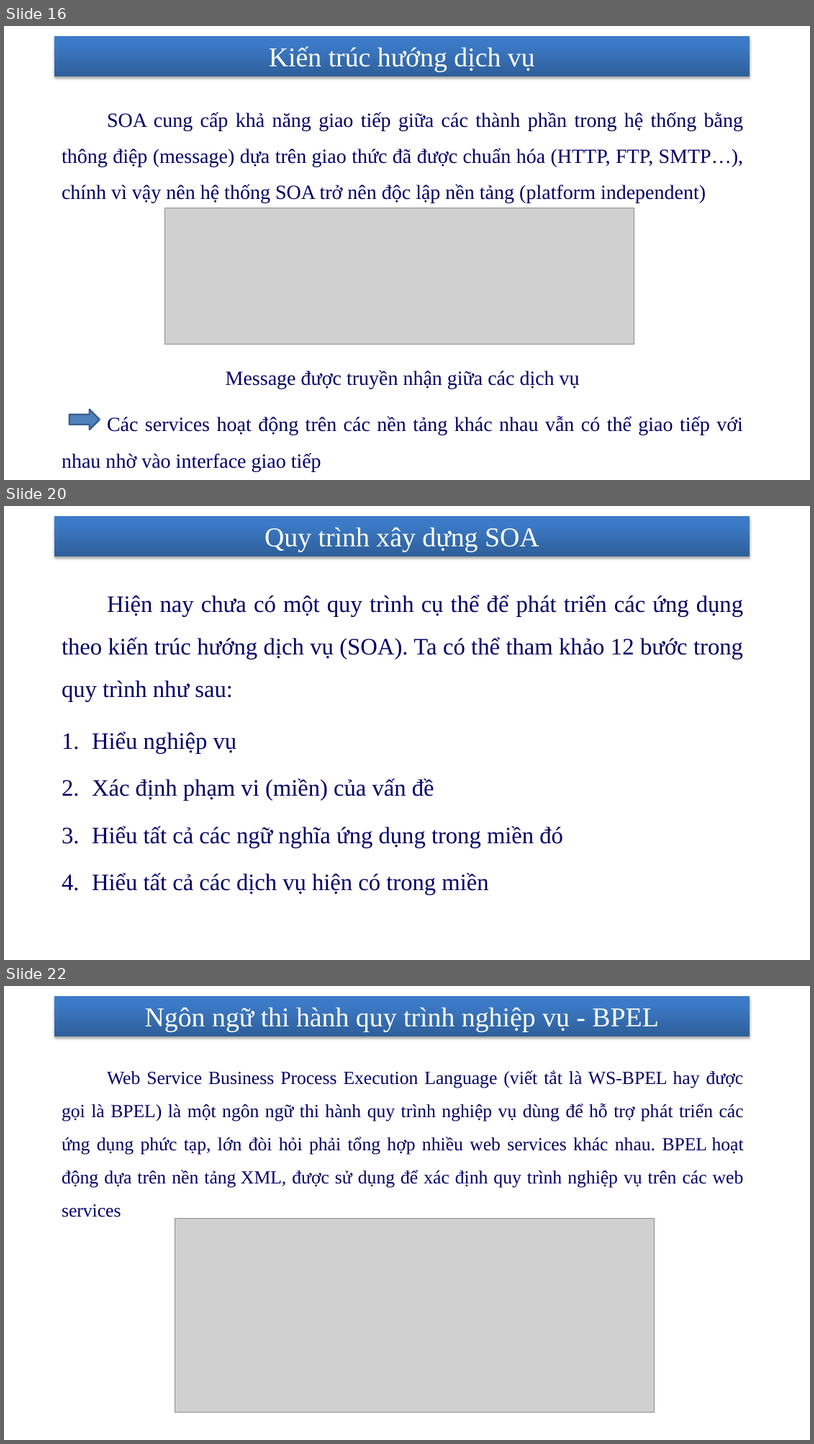
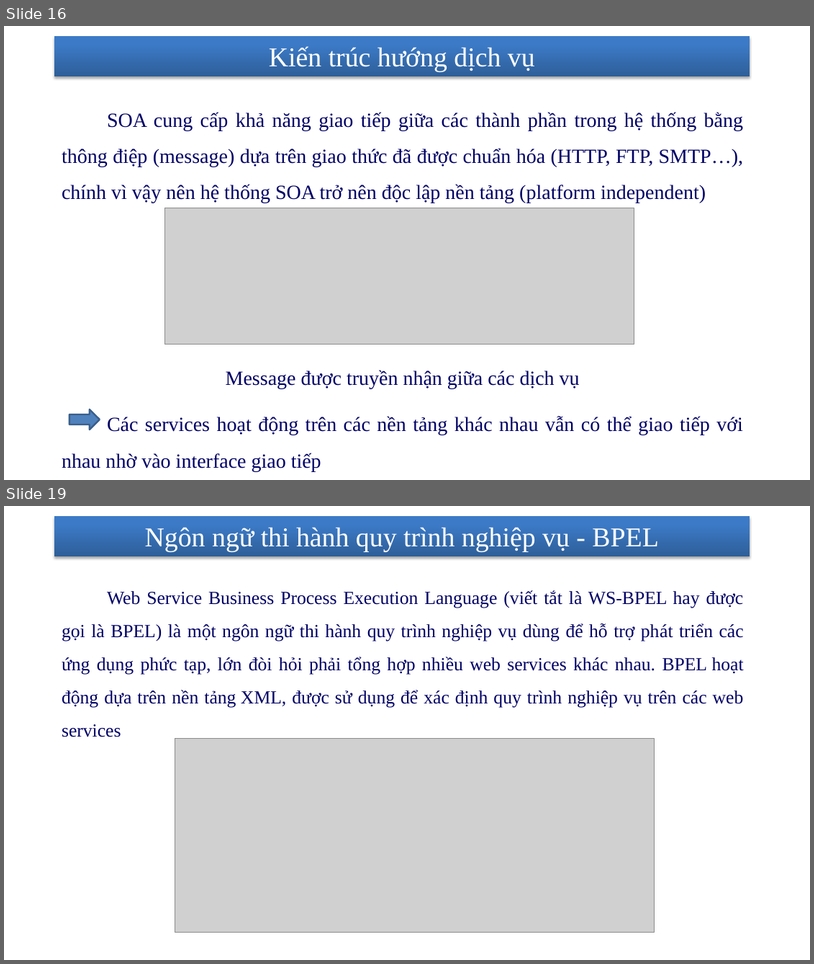
Before and after one commit to nhanhnt/LUANVAN, a slide deck: WORD/luanvan_nhanhnt_ver4.pptx. Shown one above the other, each under a label of ours: slides 16, 20 and 22 before the commit, slides 16 and 19 after it; the slides between them are not shown. The pictures are 814x1444 and 814x964 pixels, drawn with LibreOffice and Linux fonts; fonts in the diff are those of the drawing; grey boxes stand for pictures; background and template pictures are left out. Boxes give left, top, right and bottom in pixels: in the first picture for what was removed or moved away, otherwise in the second. Text is boxed around its words. In the diff, an @@ line names an element or a change of style, - is before the commit and + after.

```diff
--- a/WORD/luanvan_nhanhnt_ver4.pptx
+++ b/WORD/luanvan_nhanhnt_ver4.pptx
@@ slide 20 removed at <box>4,506,810,960</box>, background picture (left out); not listed: 1 template element that a slide beside it also shows @@
@@ title removed at <box>265,527,540,552</box> @@
-Quy trình xây dựng SOA
@@ text removed at <box>62,595,743,895</box> @@
-    Hiện nay chưa có một quy trình cụ thể để phát triển các ứng dụng theo kiến trúc hướng dịch vụ (SOA). Ta có thể tham khảo 12 bước trong quy trình như sau:
-1. Hiểu nghiệp vụ
-2. Xác định phạm vi (miền) của vấn đề
-3. Hiểu tất cả các ngữ nghĩa ứng dụng trong miền đó
-4. Hiểu tất cả các dịch vụ hiện có trong miền
@@ page number removed at <box>553,928,741,952</box> @@
-20
@@ what was slide 22 is now slide 19 @@
```
Also in this commit, not shown: 8 slides changed, 2 other slides removed, 9 other files.
